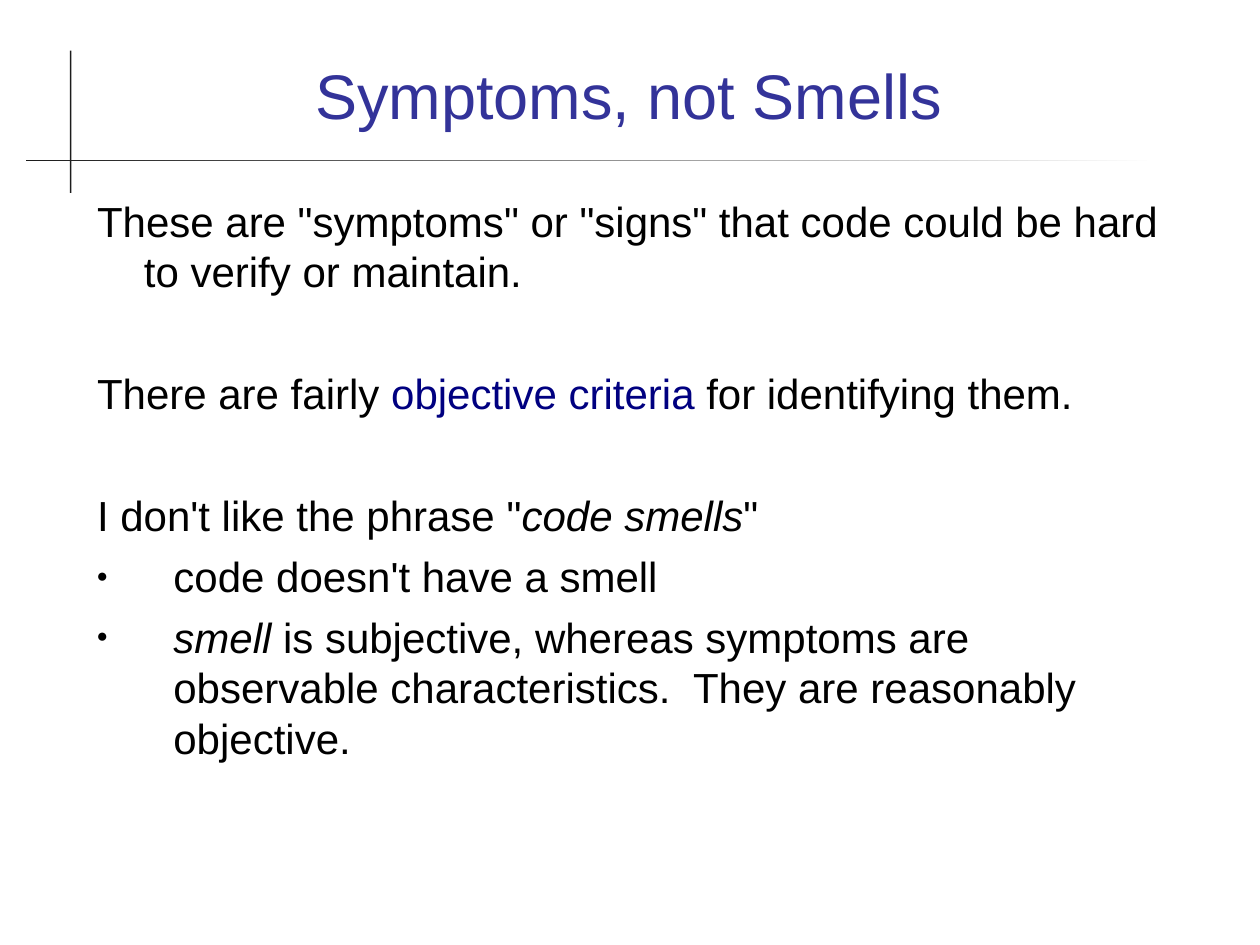
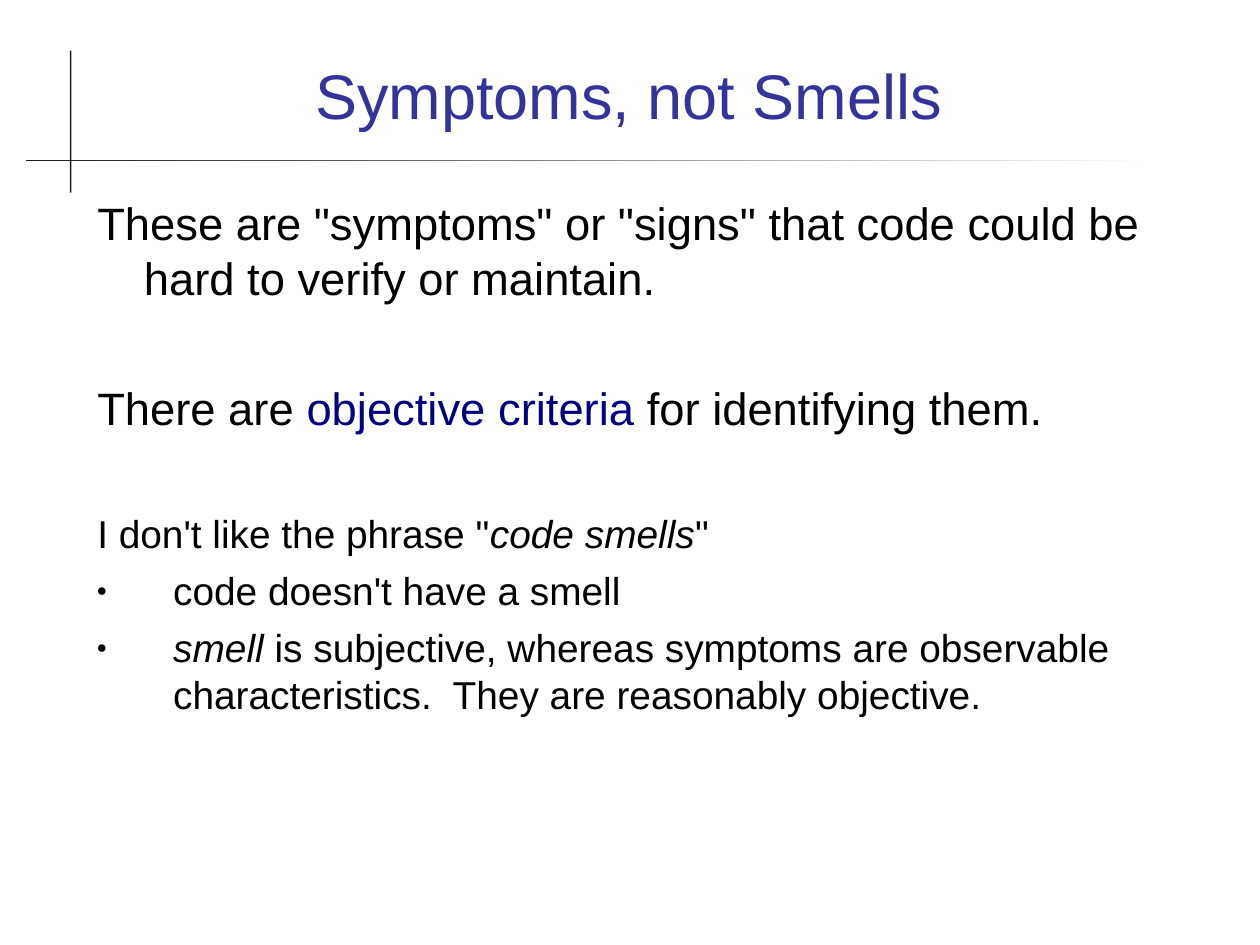
Before and after one commit to cpske/ISP, a slide deck: slide 9 of refactoring/Refactoring-Patterns.ppt. Drawn at 1260x945 pixels with LibreOffice and Linux fonts; fonts in the diff are those of the drawing. Boxes give left, top, right and bottom in pixels: in the first picture for what was removed or moved away, otherwise in the second. Text is boxed around its words. In the diff, an @@ line names an element or a change of style, - is before the commit and + after.

```diff
--- a/refactoring/Refactoring-Patterns.ppt
+++ b/refactoring/Refactoring-Patterns.ppt
@@ text at bbox=[97, 207, 1138, 716]: size 24 to 25.9 pt in "These are "symptoms" or "signs" that code ..."; size 24 to 22.2 pt in "I don't like the phrase "code smells"", "code doesn't have a smell", "smell is subjective, whereas symptoms are observable ..." @@
@@ text at bbox=[97, 392, 1042, 434]: text changed; size 24 to 25.9 pt @@
-There are fairly objective criteria for identifying them.
+There are objective criteria for identifying them.
```
Also in this commit, not shown: 10 other slides changed, 1 slide added, 9 other files.
